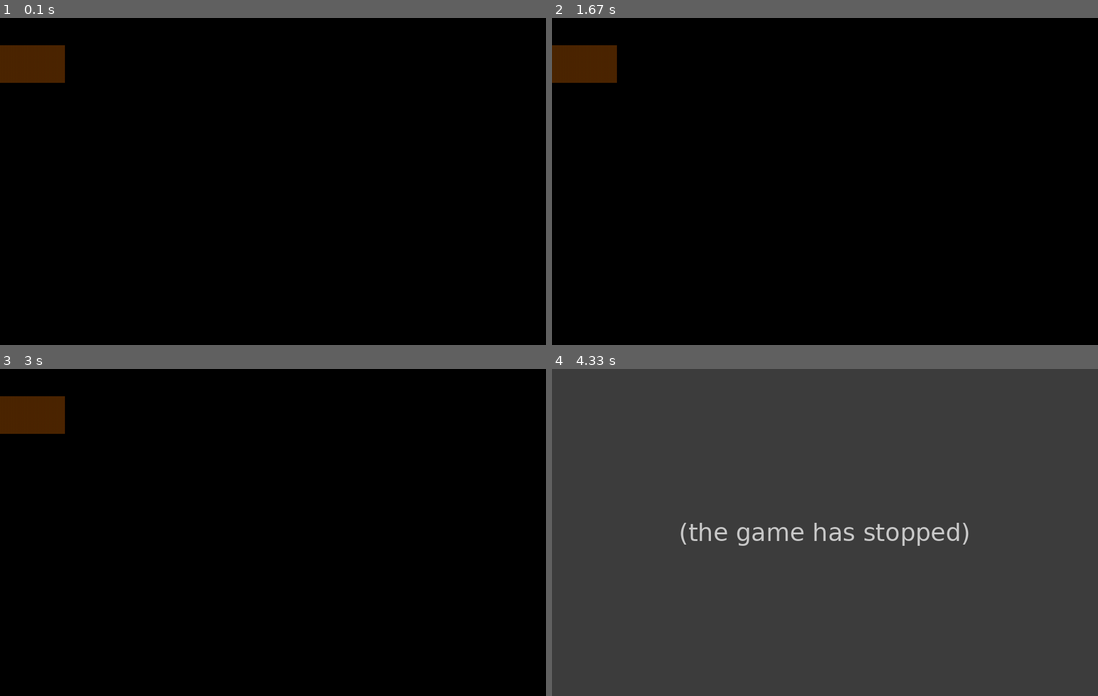
Above: before the commit, frames 1-4 (two rows, left to right).
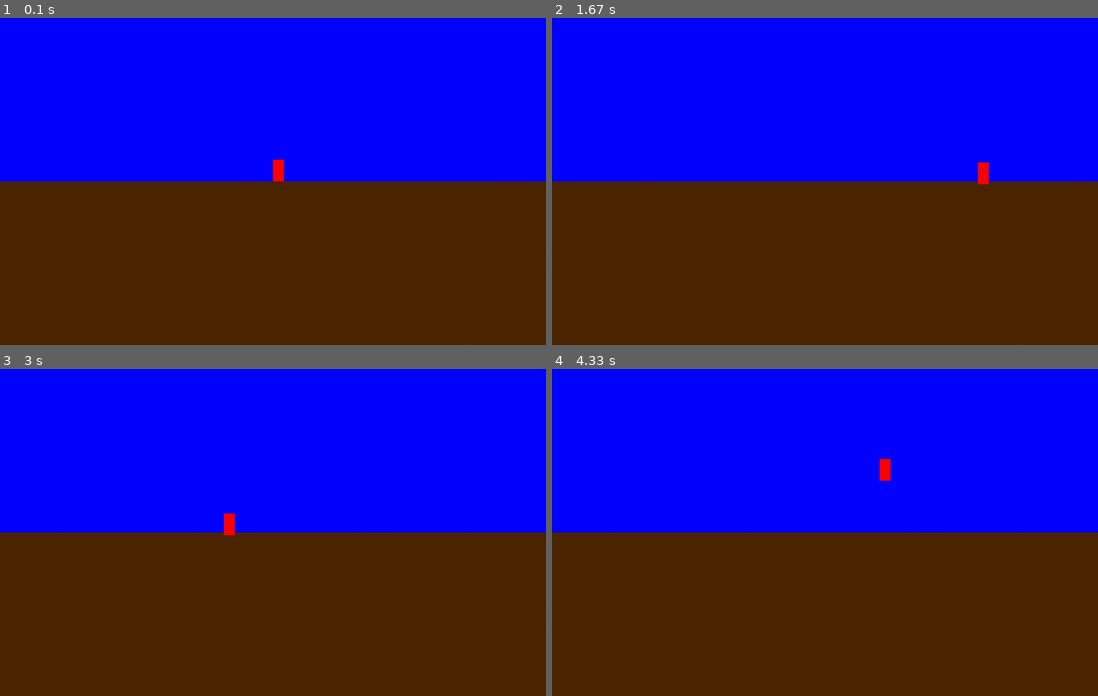
Above: after the commit, the same moments.

Repository: diduk001/terraria-clone-pygame
Game: pygame game, started from Main.py
Same seed, same stepped clock (60 frames per second), same inputs: the game is played once before the commit and once after it.
Inputs:
- Up to frame 1 (0.1 s): no input
- Up to frame 2 (1.67 s): tap Space at 0.33, 0.73, 1.03 s; hold D 0.67-1.13 s
- Up to frame 3 (3 s): hold A 1.67-2.2 s; tap Space at 1.73, 2.03, 2.3, 2.6, 2.73 s; hold A 2.23-2.63 s; hold D from 2.67 s (still down)
- Up to frame 4 (4.33 s): tap Space at 3.03, 3.4, 3.7, 3.9, 4.2 s; release D at 3.3 s; hold A 3.33-3.8 s; hold D 3.83-4.3 s

The runs differ from the first frame. In frame 1, 100% of the frame differs, in the area x 0-100%, y 0-100%; in frame 2, 100%; in frame 3, 100%; in frame 4, 100%.
Error before the commit: IndexError: list index out of range (Player.py line 37); the game stopped at 4.07 s (later frames are placeholders)

Commit message:
Blocks: fixed show function Player: completed physics without sprites World: Resize world

Diff:
--- a/Blocks.py
+++ b/Blocks.py
@@ -5,7 +5,7 @@
 class Block:
     size = 20
     def __init__(self, id, x, y):
-        # id блока и его координаты;
+        # id блока и его координаты в блоках;
 
         self.id = id
         self.x = x
@@ -26,7 +26,7 @@
         if self.color == ():
             return
 
-        pygame.draw.rect(screen, self.color, Rect(self.x, self.y, self.size, self.size))
+        pygame.draw.rect(screen, self.color, Rect(self.x * self.size, self.y * self.size, self.size, self.size))
 
     # Функция разрушения;
 
@@ -41,7 +41,7 @@
         super().__init__(0, x, y)
 
         self.name = "Air"
-        self.color = ()
+        self.color = (0, 0, 255)
         self.is_breakable = False
 
         # -1 значит проходимость игроком и мобами
--- a/Player.py
+++ b/Player.py
@@ -16,7 +16,7 @@
         self.vy = 0
         self.sprite = bool()
         self.hp = int()
-        self.jump_speed = -10
+        self.jump_speed = -30
         self.direction = bool()
         self.attack = int()
         self.speed = 10
@@ -32,11 +32,13 @@
 
     def fall(self, world):
         bx, by = self.block_now()
-        print(bx, by)
-        by += 1
-        print(world[bx][by].name)
+        by += 2
         if (world[bx][by].solidity_pickaxe == -1 and self.vy == 0):
-            self.vy -= self.jump_speed
+            self.vy -= self.jump_speed // 3
+        elif world[bx][by].solidity_pickaxe != -1:
+            self.vy = 0
+
+
 
     def jump(self):
         if self.vy == 0:
--- a/World.py
+++ b/World.py
@@ -1,13 +1,14 @@
 import pygame
+
 import Blocks
 
 
 class World:
 
     # Высота и Ширина мира (в блоках)
-
-    width = 100
-    height = 100
+    size = Blocks.Block.size
+    width = 50
+    height = 30
 
     def __init__(self, screen):
         self.world = list()
@@ -19,19 +20,16 @@
     def gen(self):
         # Мир заполняется блоками воздуха
 
-        self.world = [[Blocks.Air(x, y) for x in range(self.width)] for y in range(
-            self.height)]
+        self.world = [[Blocks.Air(x, y) for y in range(self.height)] for x in range(self.width)]
 
         # Часть мира заполняется землёй
-
         for y in range(self.height // 2, self.height):
             for x in range(self.width):
-                self.world[y][x] = Blocks.Dirt(x, y)
+                self.world[x][y] = Blocks.Dirt(x, y)
 
     # Функция отрисовки
 
     def show(self):
-        for y in range(self.height):
-            for x in range(self.width):
-                block = self.world[y][x]
+        for row in self.world:
+            for block in row:
                 block.show(self.screen)
